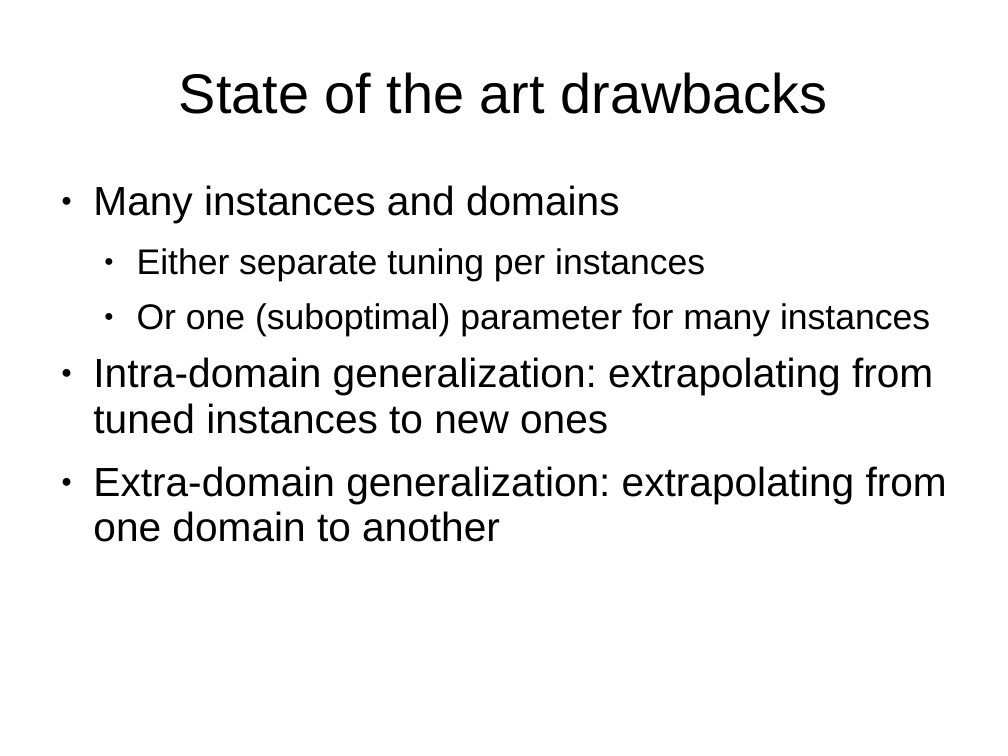
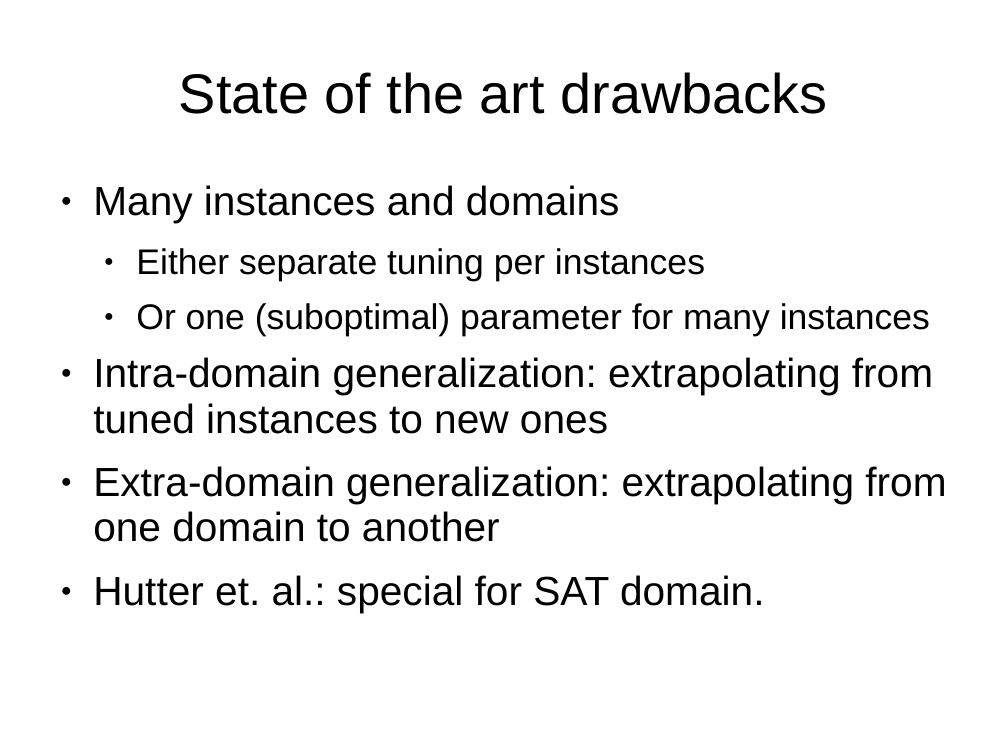
Before and after one commit to nojhan/descarwin, a slide deck: slide 3 of papers/GECCO2011/gecco2011brendelschoenauer/lao-gecco.ppt. Drawn at 1008x756 pixels with LibreOffice and Linux fonts; fonts in the diff are those of the drawing. Boxes give left, top, right and bottom in pixels: in the first picture for what was removed or moved away, otherwise in the second. Text is boxed around its words. In the diff, an @@ line names an element or a change of style, - is before the commit and + after.

```diff
--- a/papers/GECCO2011/gecco2011brendelschoenauer/lao-gecco.ppt
+++ b/papers/GECCO2011/gecco2011brendelschoenauer/lao-gecco.ppt
@@ text at [93, 575, 765, 613]: paragraph added @@
+● Hutter et. al.: special for SAT domain.
```
Also in this commit, not shown: 11 other slides changed, 4 slides added.
